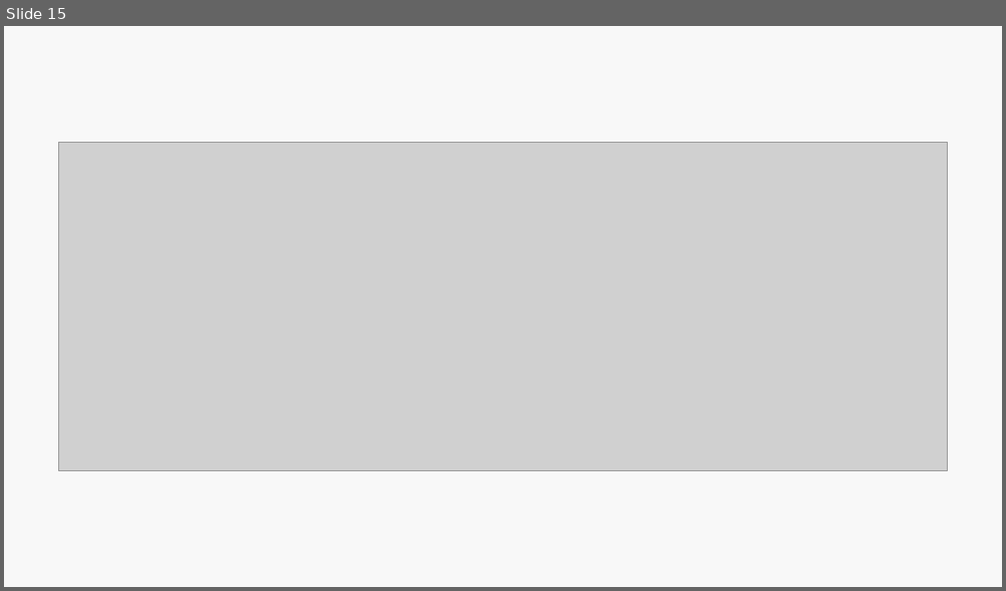
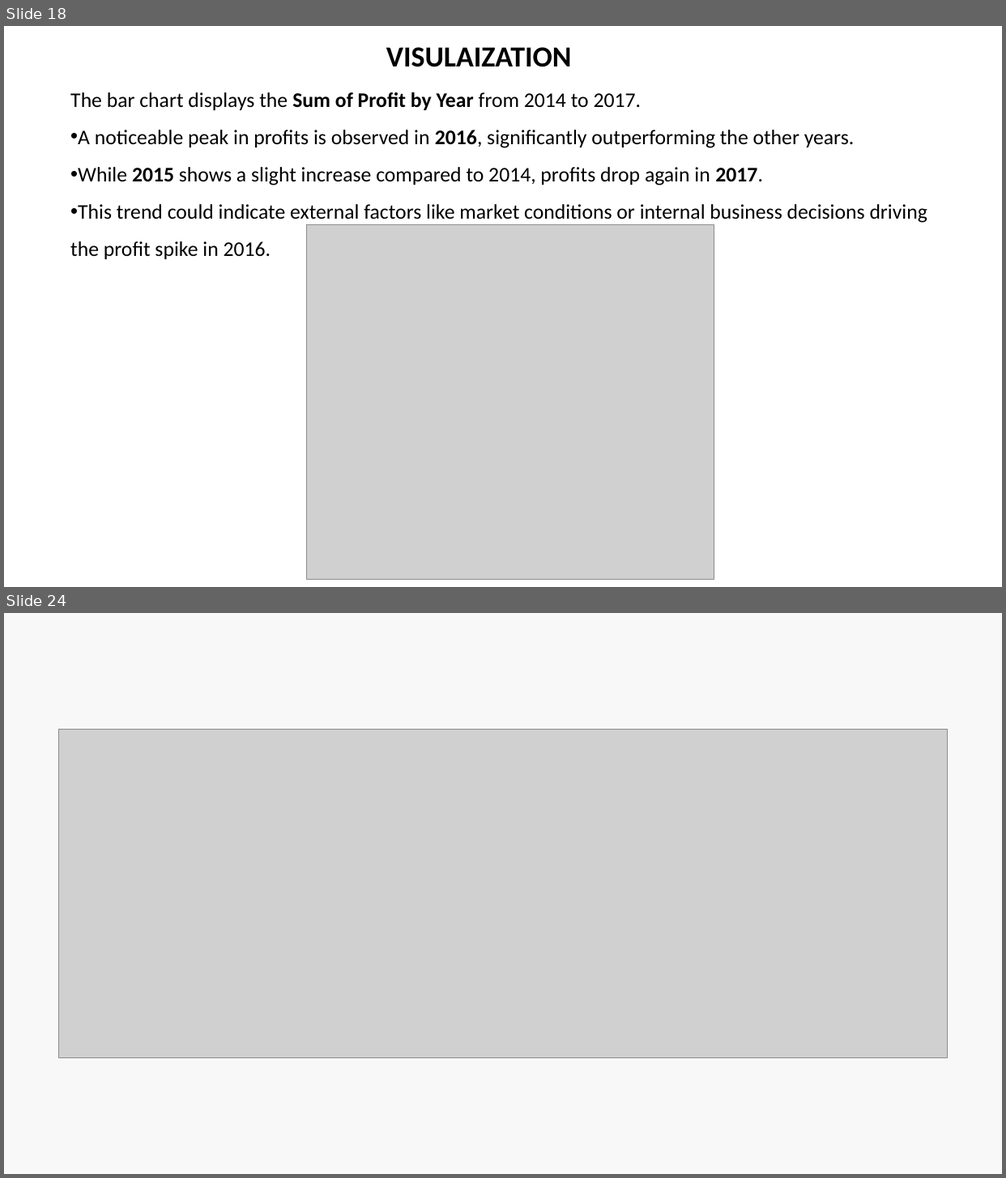
Before and after one commit to KeshavRuhela/infosysSpringboard5.0, a slide deck: ppt/project status 1.pptx. Shown one above the other, each under a label of ours: slide 15 before the commit, slides 18 and 24 after it; the slides between them are not shown. The pictures are 1006x591 and 1006x1178 pixels, drawn with LibreOffice and Linux fonts; fonts in the diff are those of the drawing; grey boxes stand for pictures. Boxes give left, top, right and bottom in pixels: in the first picture for what was removed or moved away, otherwise in the second. Text is boxed around its words. In the diff, an @@ line names an element or a change of style, - is before the commit and + after.

```diff
--- a/ppt/project status 1.pptx
+++ b/ppt/project status 1.pptx
@@ slide 18 added at bbox=[4, 26, 1002, 587], background #FFFFFF @@
@@ text added at bbox=[386, 47, 572, 67], 28 pt, text #000000, bold @@
+VISULAIZATION
@@ text added at bbox=[70, 92, 927, 259], 20 pt, text #000000 @@
+The bar chart displays the Sum of Profit by Year from 2014 to 2017.
+• A noticeable peak in profits is observed in 2016, significantly outperforming the other years.
+• While 2015 shows a slight increase compared to 2014, profits drop again in 2017.
+• This trend could indicate external factors like market conditions or internal business decisions driving the profit spike in 2016.
@@ picture added at bbox=[306, 225, 714, 580] @@
@@ what was slide 15 is now slide 24 @@
```
Also in this commit, not shown: 12 other slides added, 5 slides removed.
